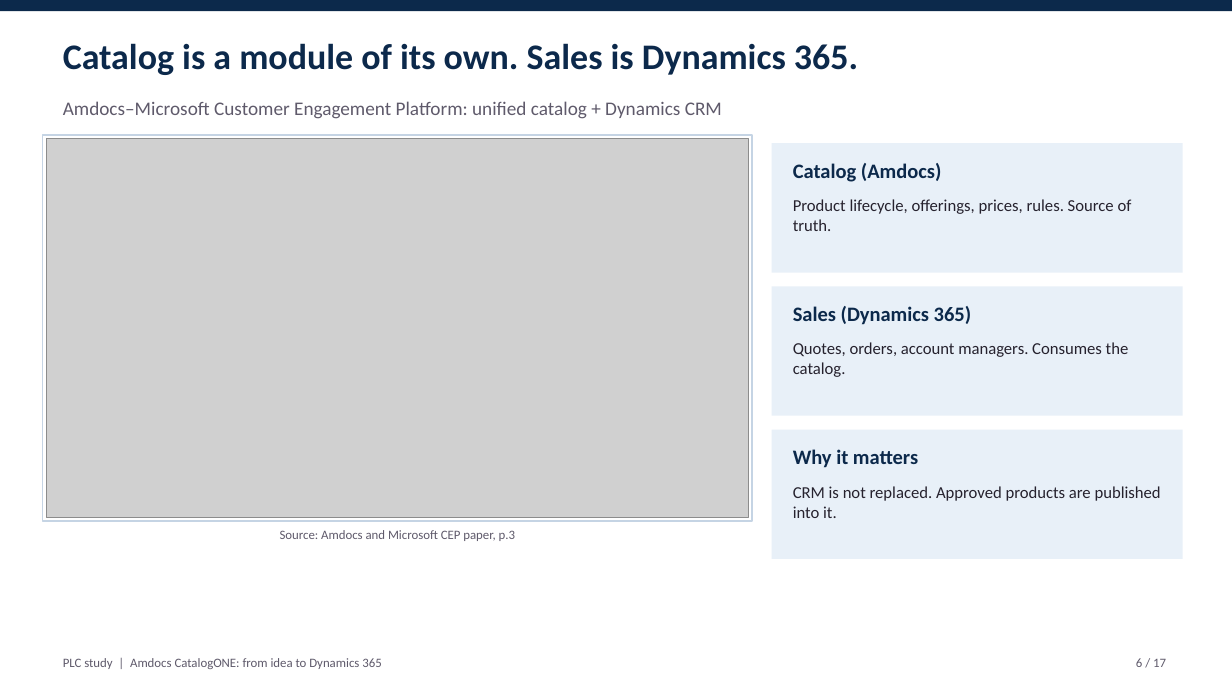
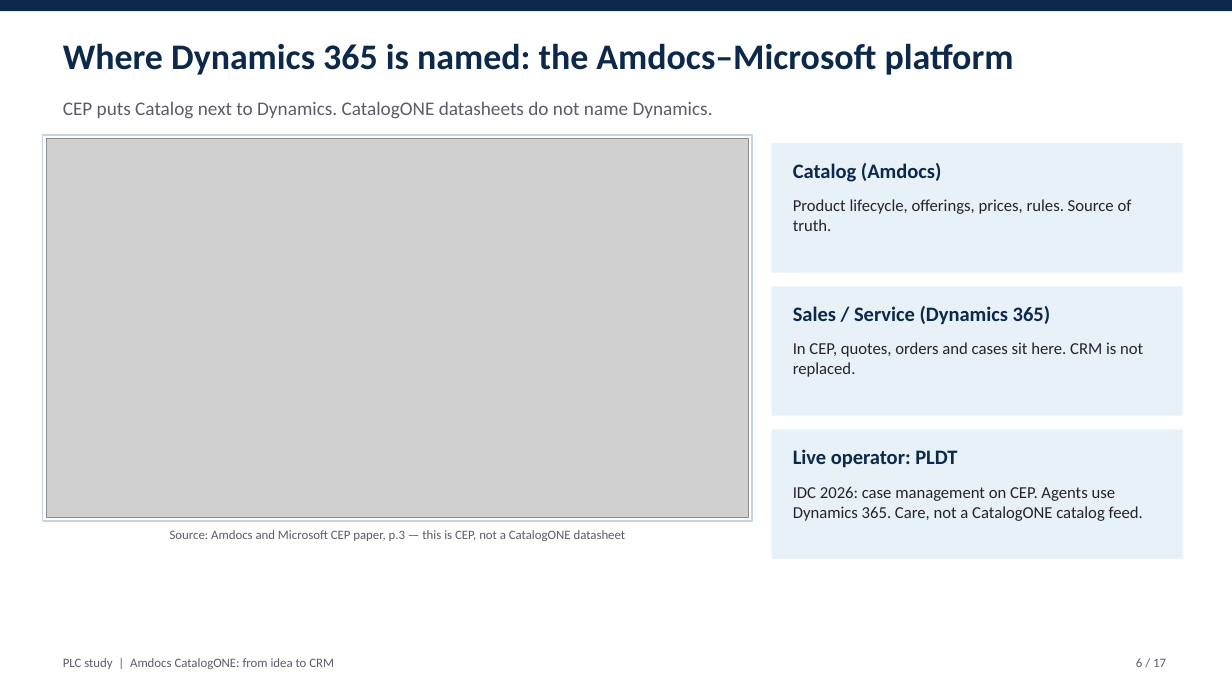
Before and after one commit to abdoe31/learnksa, a slide deck: slide 6 of plc_study/PLC_CatalogONE_Presentation.pptx. Drawn at 1232x693 pixels with LibreOffice and Linux fonts; fonts in the diff are those of the drawing; grey boxes stand for pictures. Boxes give left, top, right and bottom in pixels: in the first picture for what was removed or moved away, otherwise in the second. Text is boxed around its words. In the diff, an @@ line names an element or a change of style, - is before the commit and + after.

```diff
--- a/plc_study/PLC_CatalogONE_Presentation.pptx
+++ b/plc_study/PLC_CatalogONE_Presentation.pptx
@@ text at [63, 43, 1014, 75]: text changed @@
-Catalog is a module of its own. Sales is Dynamics 365.
+Where Dynamics 365 is named: the Amdocs–Microsoft platform
@@ text at [63, 101, 713, 119]: text changed @@
-Amdocs–Microsoft Customer Engagement Platform: unified catalog + Dynamics CRM
+CEP puts Catalog next to Dynamics. CatalogONE datasheets do not name Dynamics.
@@ text at [793, 306, 1050, 325]: text changed @@
-Sales (Dynamics 365)
+Sales / Service (Dynamics 365)
@@ text at [793, 342, 1143, 377]: text changed @@
-Quotes, orders, account managers. Consumes the catalog.
+In CEP, quotes, orders and cases sit here. CRM is not replaced.
@@ text at [793, 449, 957, 468]: text changed @@
-Why it matters
+Live operator: PLDT
@@ text at [793, 486, 1143, 521]: text changed @@
-CRM is not replaced. Approved products are published into it.
+IDC 2026: case management on CEP. Agents use Dynamics 365. Care, not a CatalogONE catalog feed.
@@ text at [170, 530, 626, 541]: text changed @@
-Source: Amdocs and Microsoft CEP paper, p.3
+Source: Amdocs and Microsoft CEP paper, p.3 — this is CEP, not a CatalogONE datasheet
@@ text at [63, 658, 334, 669]: text changed @@
-PLC study | Amdocs CatalogONE: from idea to Dynamics 365
+PLC study | Amdocs CatalogONE: from idea to CRM
```
Also in this commit, not shown: 16 other slides changed, 4 other files.
